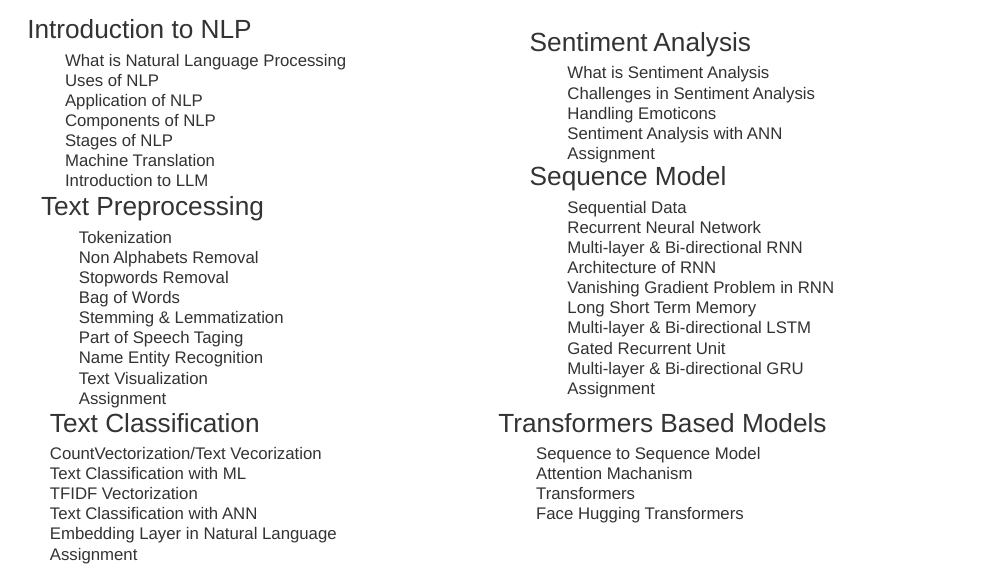
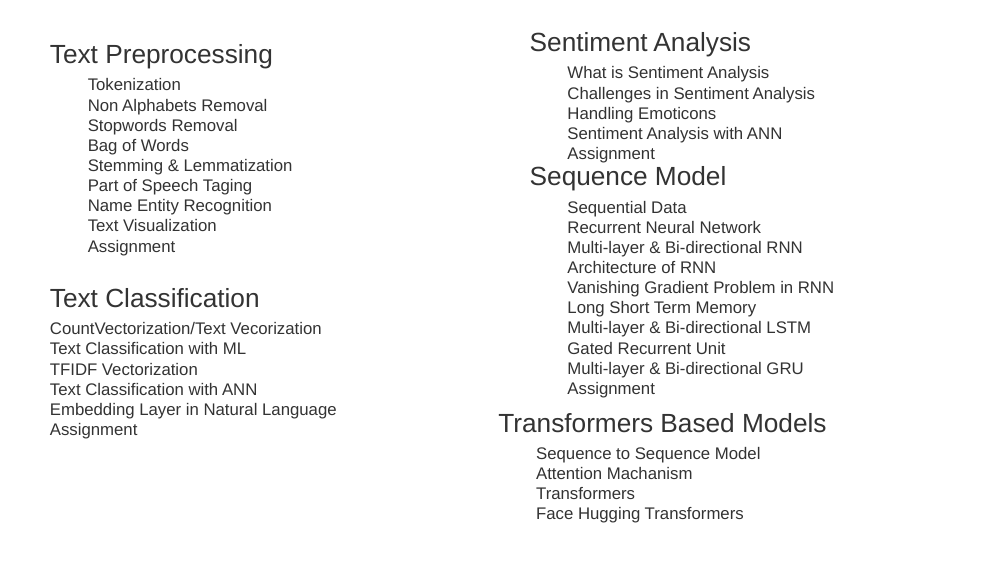
Before and after one commit to shahil04/ds_materials, a slide deck: slide 2 of 9.Deep_learning/class_11.1_text_vectorizarion_sentiment_analysis.pptx. Drawn at 1008x567 pixels with LibreOffice and Linux fonts; fonts in the diff are those of the drawing. Boxes give left, top, right and bottom in pixels: in the first picture for what was removed or moved away, otherwise in the second. Text is boxed around its words. In the diff, an @@ line names an element or a change of style, - is before the commit and + after.

```diff
--- a/9.Deep_learning/class_11.1_text_vectorizarion_sentiment_analysis.pptx
+++ b/9.Deep_learning/class_11.1_text_vectorizarion_sentiment_analysis.pptx
@@ text removed at [27,19,346,186] @@
-Introduction to NLP
-  What is Natural Language Processing
-  Uses of NLP
-  Application of NLP
-  Components of NLP
-  Stages of NLP
-  Machine Translation
-  Introduction to LLM
@@ text "Text Preprocessing": place and size @@
-text "Text Preprocessing" at [41,196,284,408]
+text "Text Preprocessing" at [50,44,293,256]
@@ text "Text Classification": place and size @@
-text "Text Classification" at [50,413,337,564]
+text "Text Classification" at [50,288,337,439]
```
Also in this commit, not shown: 5 slides added, 4 slides removed, 4 other files.
